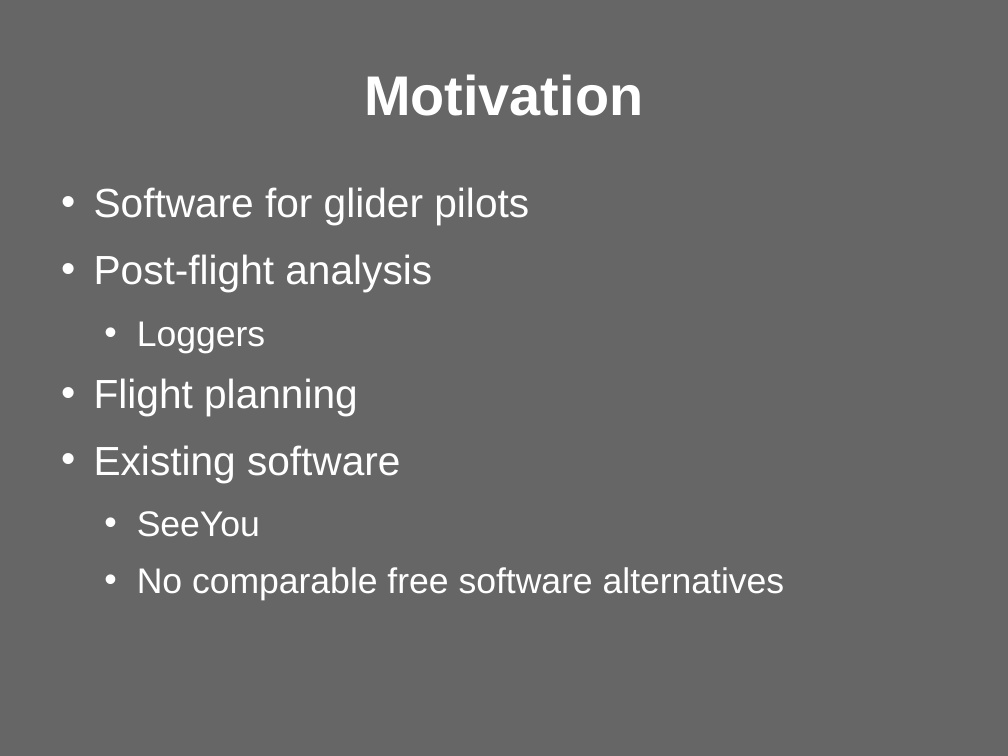
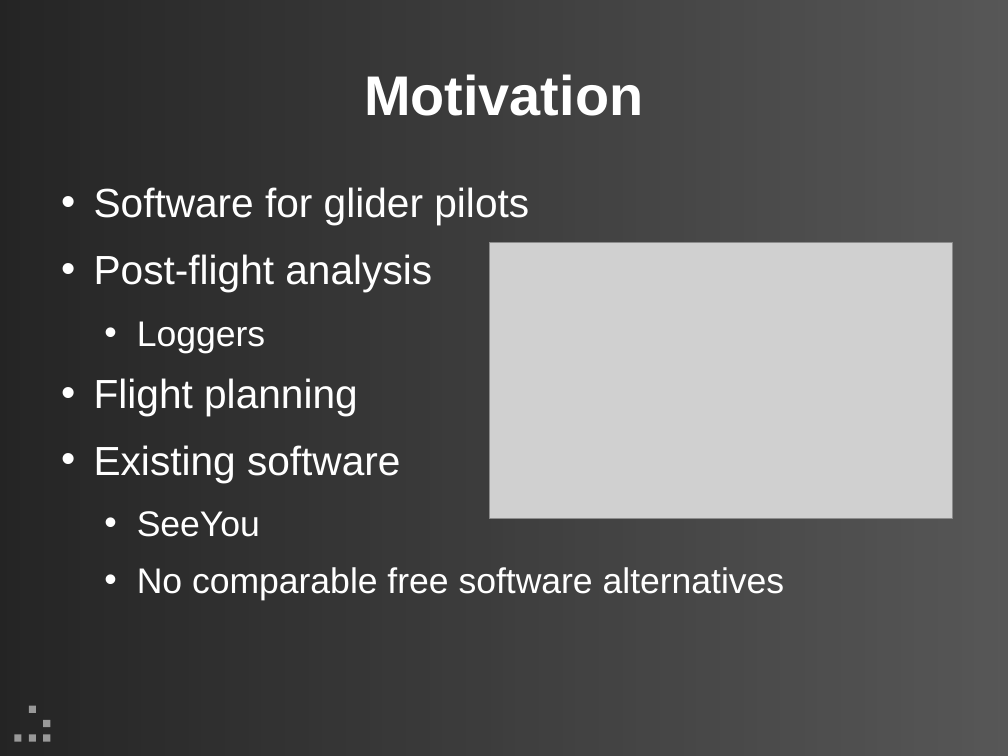
Before and after one commit to updraft/updraft, a slide deck: slide 2 of Docs/presentation.odp. Drawn at 1008x756 pixels with LibreOffice and Linux fonts; fonts in the diff are those of the drawing; grey boxes stand for pictures; background and template pictures are left out. Boxes give left, top, right and bottom in pixels: in the first picture for what was removed or moved away, otherwise in the second. Text is boxed around its words. In the diff, an @@ line names an element or a change of style, - is before the commit and + after.

```diff
--- a/Docs/presentation.odp
+++ b/Docs/presentation.odp
@@ background #666666 to #333333 @@
@@ rectangle added at box(0, 0, 1008, 756), fill gradient #000000 to #B3B3B3 @@
@@ picture added at box(489, 242, 952, 519) @@
@@ group added at box(15, 706, 50, 742): 5 rectangles @@
```
Also in this commit, not shown: 17 other slides changed, 3 slides added, 2 slides removed.
